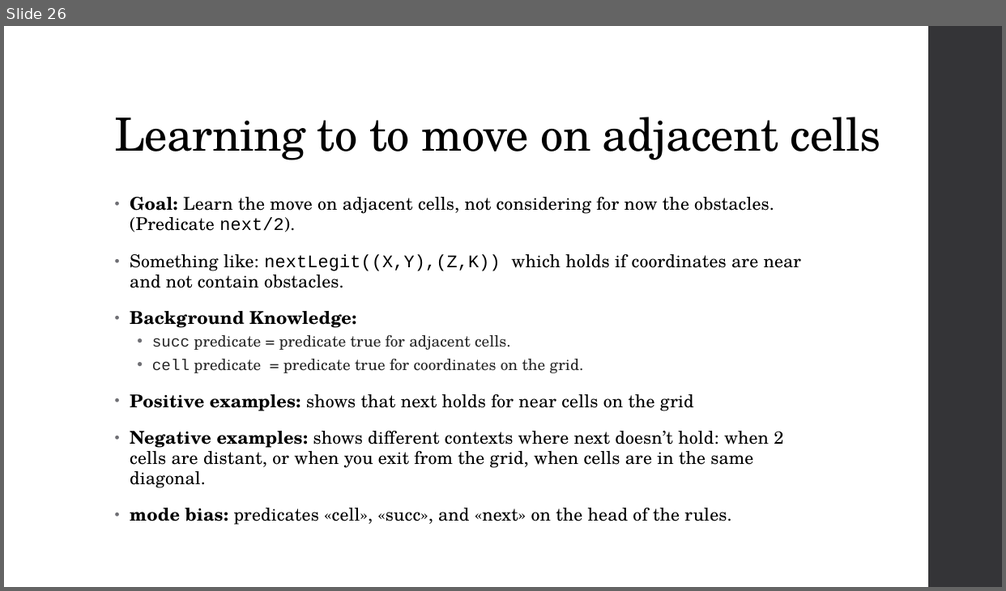
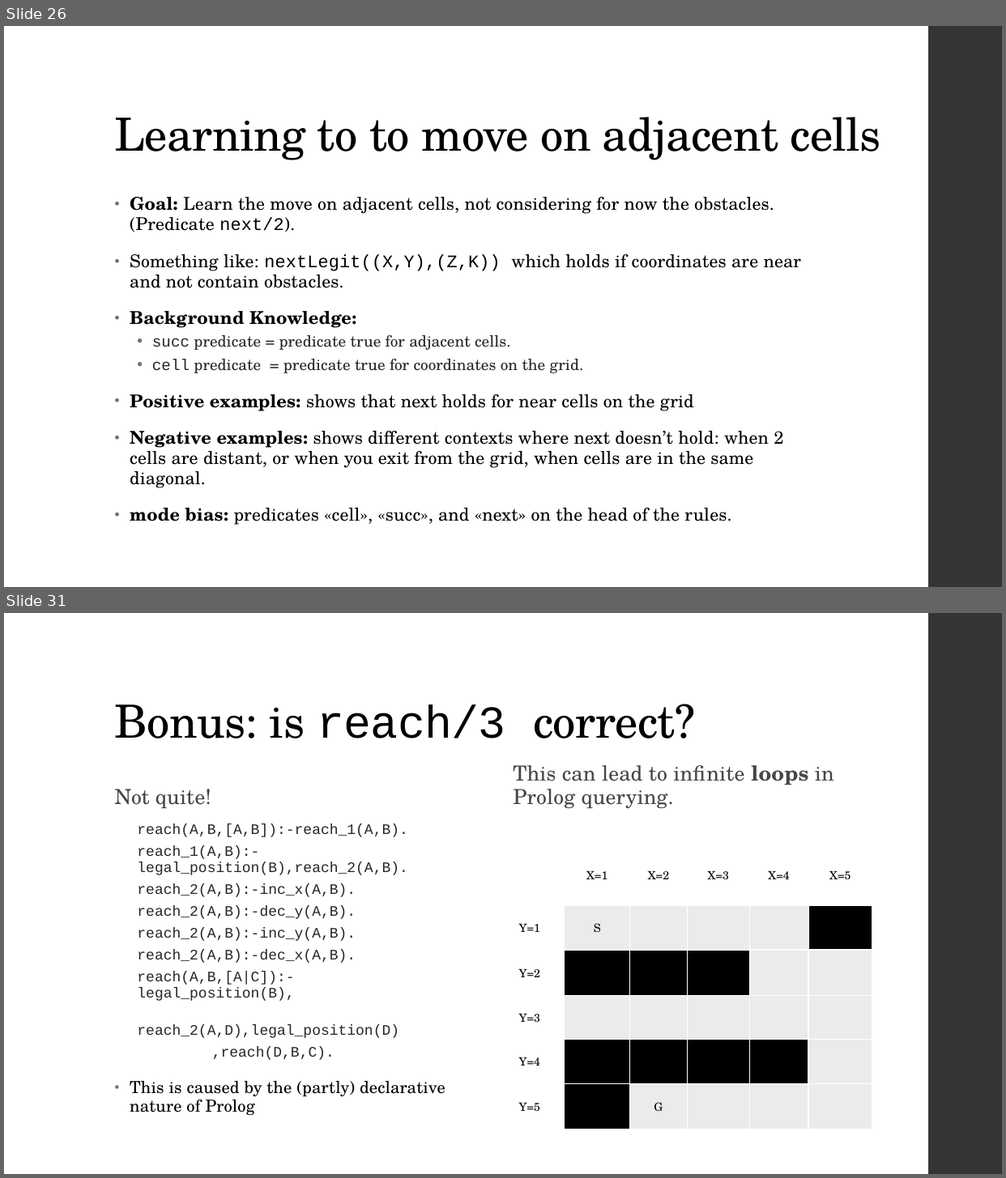
Before and after one commit to Alex-Dell1/ATAI_Maze_Project, a slide deck: ATAI_Presentation.pptx. Shown one above the other, each under a label of ours: slide 26 before the commit, slides 26 and 31 after it; the slides between them are not shown. The pictures are 1006x591 and 1006x1178 pixels, drawn with LibreOffice and Linux fonts; fonts in the diff are those of the drawing; background and template pictures are left out. Boxes give left, top, right and bottom in pixels: in the first picture for what was removed or moved away, otherwise in the second. Text is boxed around its words. In the diff, an @@ line names an element or a change of style, - is before the commit and + after.

```diff
--- a/ATAI_Presentation.pptx
+++ b/ATAI_Presentation.pptx
@@ slide 31 added at bbox=[4, 613, 1002, 1174], background picture (left out); not listed: 1 template element that a slide beside it also shows @@
@@ title added at bbox=[115, 704, 695, 739], 44 pt, text #000000 @@
+Bonus: is reach/3 correct?
@@ text added at bbox=[513, 765, 834, 809], 20 pt, text #46464A @@
+This can lead to infinite loops in Prolog querying.
@@ text added at bbox=[115, 789, 211, 808], 20 pt, text #46464A @@
+Not quite!
@@ text added at bbox=[130, 824, 445, 1115], 14 pt, text #262626 @@
+  reach(A,B,[A,B]):-reach_1(A,B).
+  reach_1(A,B):-legal_position(B),reach_2(A,B).
+  reach_2(A,B):-inc_x(A,B).
+  reach_2(A,B):-dec_y(A,B).
+  reach_2(A,B):-inc_y(A,B).
+  reach_2(A,B):-dec_x(A,B).
+  reach(A,B,[A|C]):- legal_position(B),
+  reach_2(A,D),legal_position(D)
+  ,reach(D,B,C).
+• This is caused by the (partly) declarative nature of Prolog
@@ table added at bbox=[505, 839, 872, 1130], 7 rows, 7 columns @@
+ |  | X=1 | X=2 | X=3 | X=4 | X=5
+ |  |  |  |  |  | 
+Y=1 |  | S |  |  |  | 
+Y=2 |  |  |  |  |  | 
+Y=3 |  |  |  |  |  | 
+Y=4 |  |  |  |  |  | 
+Y=5 |  |  | G |  |  | 
```
Also in this commit, not shown: 2 slides changed, 4 other slides added, 1 other file.
